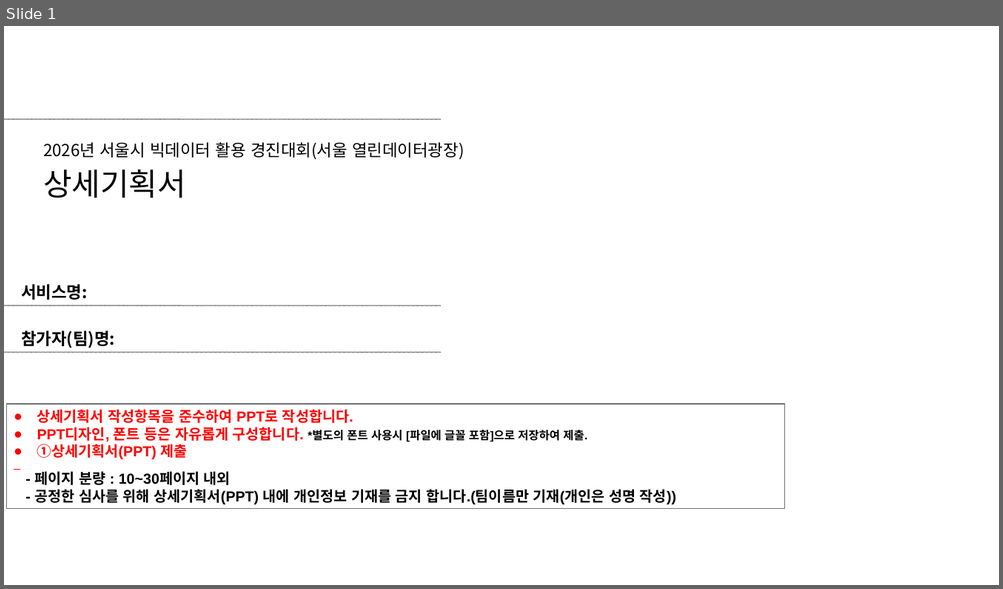
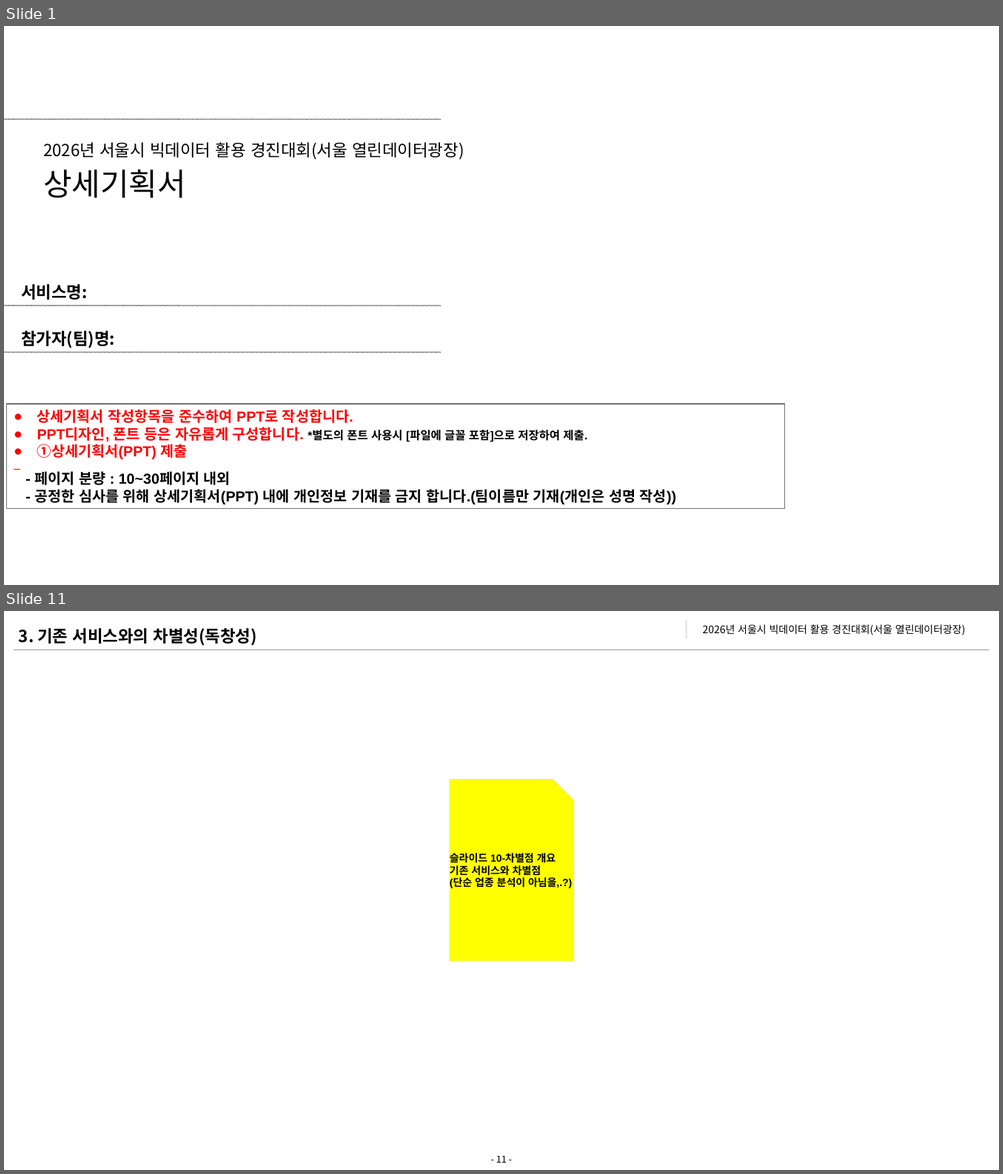
Before and after one commit to 2026-DSLab/2026-Seoul-Bigdata-Contest, a slide deck: 제출서류/[2026 서울시 빅데이터 활용 경진대회_창업부분]_팀명_서비스명_상세기획서.ppt. Shown one above the other, each under a label of ours: slide 1 before the commit, slides 1 and 11 after it; the slides between them are not shown. The pictures are 1003x589 and 1003x1174 pixels, drawn with LibreOffice and Linux fonts; fonts in the diff are those of the drawing; background and template pictures are left out. Boxes give left, top, right and bottom in pixels: in the first picture for what was removed or moved away, otherwise in the second. Text is boxed around its words. In the diff, an @@ line names an element or a change of style, - is before the commit and + after.

```diff
--- a/제출서류/[2026 서울시 빅데이터 활용 경진대회_창업부분]_팀명_서비스명_상세기획서.ppt
+++ b/제출서류/[2026 서울시 빅데이터 활용 경진대회_창업부분]_팀명_서비스명_상세기획서.ppt
@@ slide 11 added at box(4, 611, 999, 1170), background #FFFFFF @@
@@ text added at box(19, 628, 257, 646), 16 pt, text #000000, bold @@
+3. 기존 서비스와의 차별성(독창성)
@@ rectangle added at box(684, 620, 688, 640), fill #E8E8E8, outline #FEFFFE 2.01 pt @@
@@ text added at box(703, 624, 965, 635), 10 pt, text #000000 @@
+2026년 서울시 빅데이터 활용 경진대회(서울 열린데이터광장)
@@ line added from (14, 649) to (988, 649), #A6A6A6 0.99 pt @@
@@ freeform shape added at box(449, 780, 574, 962), fill #FFFF00, outline #D9D9D9 0.26 pt, 10 pt, text #000000, bold @@
+슬라이드 10-차별점 개요
+기존 서비스와 차별점
+(단순 업종 분석이 아님을,.?)
@@ page number added at box(496, 1156, 506, 1163), 9 pt, text #000000 @@
+- 11 -
```
Also in this commit, not shown: 18 other slides added, 7 slides removed.
